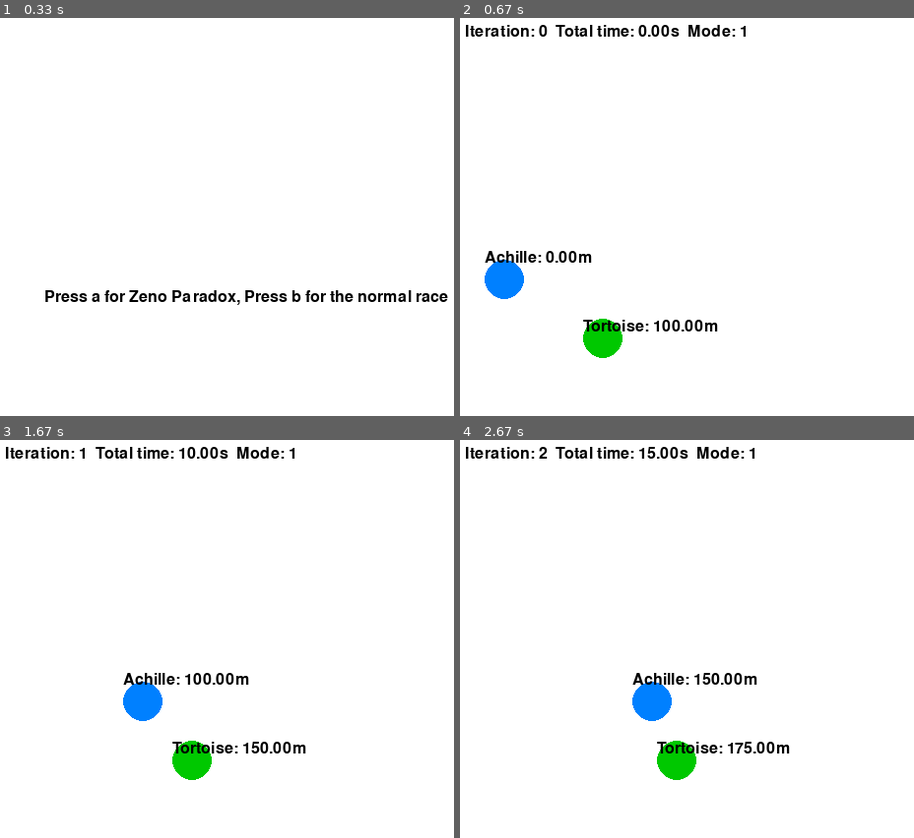
Above: before the commit, frames 1-4 (two rows, left to right).
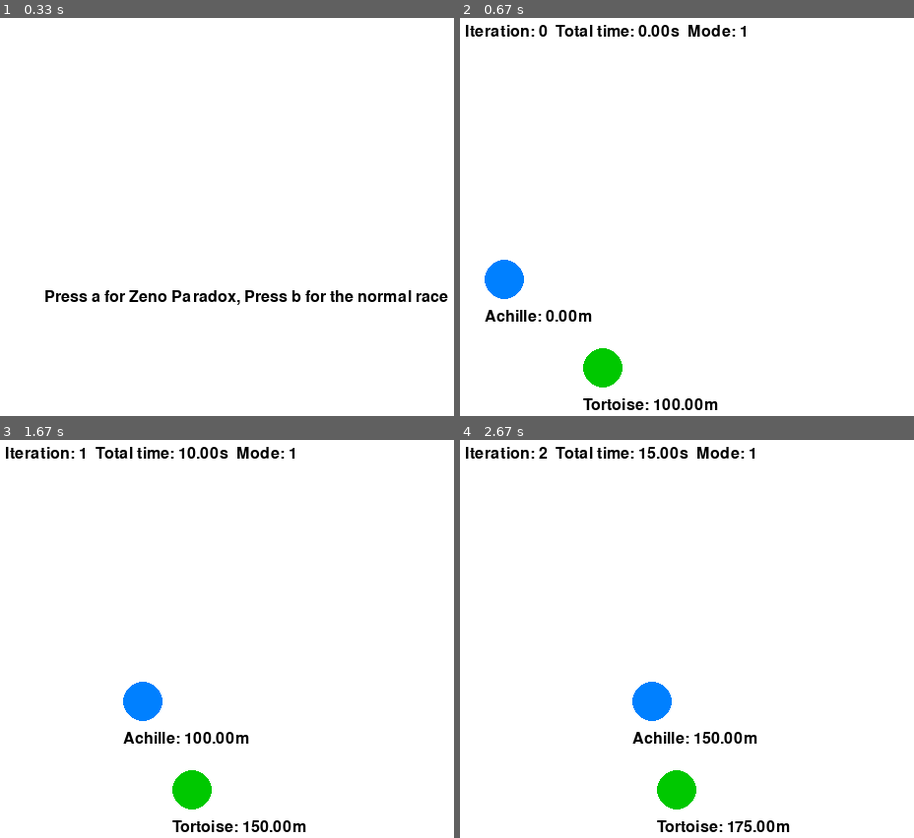
Above: after the commit, the same moments.

Repository: axel-achart/zeno-paradoxes
Game: pygame game, started from interface/achille_pygame.py
Same seed, same stepped clock (60 frames per second), same inputs: the game is played once before the commit and once after it.
Inputs:
- Up to frame 1 (0.33 s): no input
- Up to frame 2 (0.67 s): tap A at 0.33 s
- Up to frame 3 (1.67 s): no input
- Up to frame 4 (2.67 s): no input

Frame 1 is identical in both runs. In frame 2, 2.7% of the frame differs, in the area x 5-57%, y 58-99%; in frame 3, 2.8%, in the area x 27-68%, y 58-99%; in frame 4, 2.7%.

Commit message:
better structure folders, and functional, need arrox paradox

Diff:
--- a/achille_pygame.py
+++ b/interface/achille_pygame.py
@@ -35,7 +35,7 @@
 def main_achille():
     pygame.init()
     screen = pygame.display.set_mode((WIDTH, HEIGHT))
-    pygame.display.set_caption("Achille and the Tortoise")
+    pygame.display.set_caption("Zeno Paradox - Achille and the Tortoise")
     mode = None
 
     font = pygame.font.SysFont(None, 24)
@@ -84,12 +84,12 @@
         # Draw Achille
         pygame.draw.circle(screen, ACHILLE_COLOR, (int(achille_x)+50, HEIGHT//2-30), 20)
         achille_label = font.render(f"Achille: {achille_x:.2f}m", True, BLACK)
-        screen.blit(achille_label, (int(achille_x)+30, HEIGHT//2-60))
+        screen.blit(achille_label, (int(achille_x)+30, HEIGHT//2))
 
         # Draw Tortoise
-        pygame.draw.circle(screen, TORTOISE_COLOR, (int(tortoise_x)+50, HEIGHT//2+30), 20)
+        pygame.draw.circle(screen, TORTOISE_COLOR, (int(tortoise_x)+50, HEIGHT//2+60), 20)
         tortoise_label = font.render(f"Tortoise: {tortoise_x:.2f}m", True, BLACK)
-        screen.blit(tortoise_label, (int(tortoise_x)+30, HEIGHT//2+10))
+        screen.blit(tortoise_label, (int(tortoise_x)+30, HEIGHT//2+90))
 
         # Draw info
         info = font.render(f"Iteration: {iteration}  Total time: {total_time:.2f}s  Mode: {mode}", True, BLACK)
--- a/dichotomie_pygame.py
+++ b/interface/dichotomie_pygame.py
@@ -11,7 +11,7 @@
 
     pygame.init()
     screen = pygame.display.set_mode((SCREEN_WIDTH, SCREEN_HEIGHT))
-    pygame.display.set_caption("Dichotomie Paradox")
+    pygame.display.set_caption("Zeno Paradox - Dichotomie")
 
     font = pygame.font.Font(None, 36)
 
@@ -69,3 +69,5 @@
 
             pygame.display.flip()
             pygame.time.delay(1500)
+        else:
+            running = False
--- a/menu.py
+++ b/menu.py
@@ -1,9 +1,8 @@
-from turtle import screensize, title
 import pygame
 
 from config import *
-from achille_pygame import BLACK, WHITE, main_achille
-from dichotomie_pygame import dichotomy_box_display
+from interface.achille_pygame import BLACK, WHITE, main_achille
+from interface.dichotomie_pygame import dichotomy_box_display
 
 def display_menu():
     pygame.init()
Empty file added: interface/__init__.py
Renamed: achille_script.py -> script/achille_script.py
Renamed: dichotomie_terminal.py -> script/dichotomie_script.py
